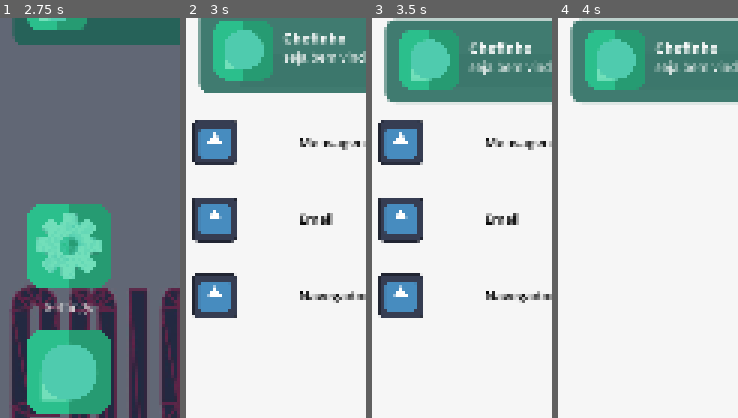
Above: before the commit, frames 1-4 (left to right).
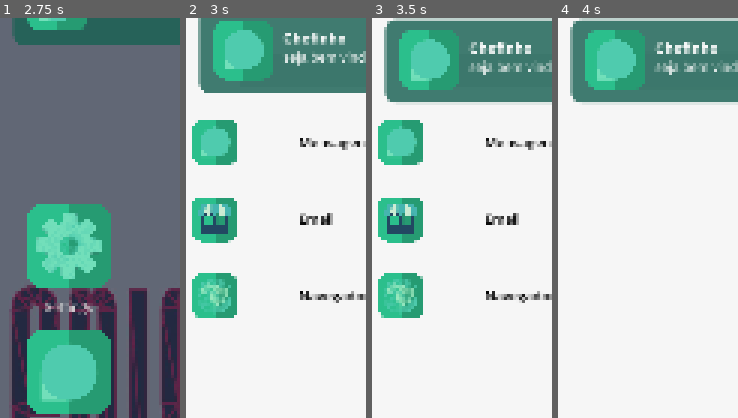
Above: after the commit, the same moments.

Repository: StudioENIGMA/ProjectENIGMA
Game: Godot game, scene res://scenes/main.tscn
Two runs of this game, one before a commit and one after it. Both use one fixed random seed, a clock stepped at 60 frames per second and the inputs below. The engine's default icon, where the game draws it, is replaced by a stand-in: a white triangle on a blue panel in a dark square.
Inputs (mouse positions are % of the whole screen's width and height, from its top left):
- Up to frame 1 (2.75 s): click "NEW GAME" at 0.5 s; click "Messages" at 1.25 s; click (92, 5) at 2 s
- Up to frame 2 (3 s): click "App Store" at 2.75 s
- Up to frame 3 (3.5 s): no input
- Up to frame 4 (4 s): click (50, 8) at 3.52 s; type "12" at 3.6 s
The pictures show only the part of the screen within x 0-50%, y 2-52%; the shares and areas given below are measured in that part.

Frame 1 is identical in both runs. In frame 2, 8.3% of the frame differs, in the area x 3-29%, y 25-75%; in frame 3, 8.3%; in frame 4, nothing differs.

Commit message:
feat: added icons to shop app

Diff:
--- a/scripts/both_shops/both_shops.gd
+++ b/scripts/both_shops/both_shops.gd
@@ -13,6 +13,16 @@
 	"導航和搜尋", # navegador
 	"小老虎遊戲" # app de aposta
 ]
+
+var app_icons = {
+	"Mensagens": "res://assets/icons/messages.png",
+	"訊息和對話": "res://assets/icons/messages.png",
+	"Email": "res://assets/icons/app-store.png",
+	"電子郵件": "res://assets/icons/app-store.png",
+	"Navegador": "res://assets/icons/browser.png",
+	"導航和搜尋": "res://assets/icons/browser.png",
+	"小老虎遊戲": "res://assets/icons/app-store.png"
+}
 
 var operations = [
 	"開始安裝", # instalar
@@ -40,13 +50,19 @@
 	for i in range(apps.size()):
 		apps[i].get_node("Label_Margin_Container/Label").text = fake_apps_names[i]
 
+		var new_texture = load(app_icons[fake_apps_names[i]])
+		apps[i].get_node("Icon_Margin_Container/TextureRect").texture = new_texture
+
 		var operationals_buttons = apps[i].get_node("Button_Container").get_children()
 		for j in range(operationals_buttons.size()):
 			operationals_buttons[j].text = operations[j]
 
 func load_normal_shop() -> void:
-	for i in range(apps.size()-1):
+	for i in range(apps.size() - 1):
 		apps[i].get_node("Label_Margin_Container/Label").text = normal_apps_names[i]
+
+		var new_texture = load(app_icons[normal_apps_names[i]])
+		apps[i].get_node("Icon_Margin_Container/TextureRect").texture = new_texture
 
 func _on_search_bar_text_changed(new_text:String) -> void:
 	new_text = new_text.to_lower()
